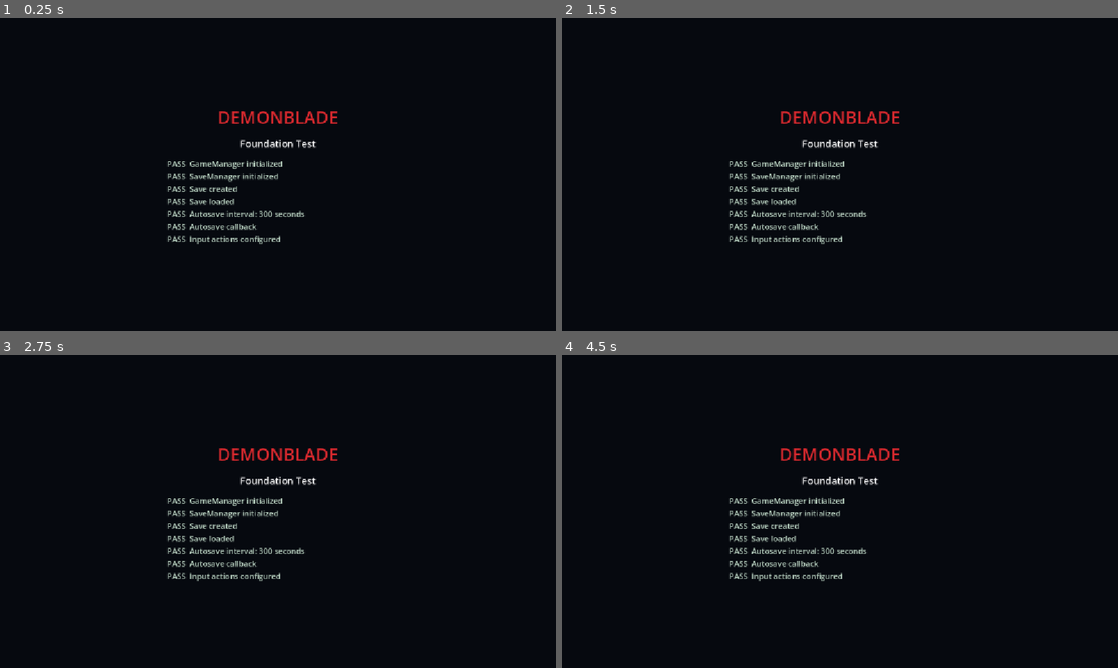
Above: before the commit, frames 1-4 (two rows, left to right).
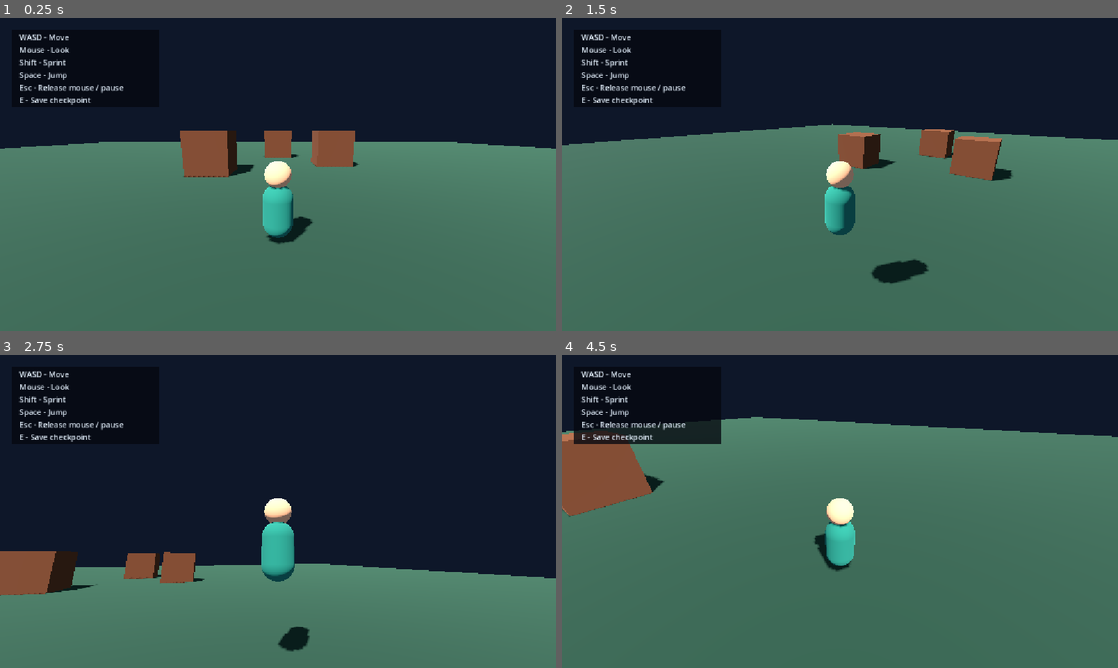
Above: after the commit, the same moments.

Repository: pranav-5412/Demon-Blade
Game: Godot game, scene res://scenes/shared/player_movement_test.tscn
Two runs of this game, one before a commit and one after it. Both use one fixed random seed, a clock stepped at 60 frames per second and the inputs below. Before the commit the project starts from res://scenes/shared/foundation_test.tscn.
Inputs (mouse positions are in pixels of both pictures, inside the frame that each line leads up to):
- Up to frame 1 (0.25 s): no input
- Up to frame 2 (1.5 s): tap Enter (pause, bound only before the commit) at 0.5 s; move the mouse to (962, 158) at 0.52 s; hold D (move_right) 0.53-1.28 s; hold E (interact) 0.53-1.28 s; click (962, 158) at 0.67 s; tap Space (jump) at 0.77, 1.07 s; tap Shift (sprint) at 0.8, 1.35 s; move the mouse to (728, 190) at 1.27 s; hold S (move_backward) from 1.28 s (still down); click (728, 190) at 1.42 s
- Up to frame 3 (2.75 s): tap Space (jump) at 1.52, 1.55, 1.82, 2.1 s; move the mouse to (333, 442) at 2.02 s; release S (move_backward) at 2.03 s; hold D (move_right) from 2.03 s (still down); hold E (interact) from 2.03 s (still down); click (333, 442) at 2.17 s
- Up to frame 4 (4.5 s): move the mouse to (812, 574) at 2.77 s; release D (move_right) at 2.78 s; release E (interact) at 2.78 s; hold W (move_forward) 2.78-3.53 s; tap 1 (ability_1) at 2.85 s; click (812, 574) at 2.92 s; tap Space (jump) at 3.02, 3.32, 3.77, 3.8, 4.07 s; tap Shift (sprint) at 3.05 s; move the mouse to (1006, 558) at 3.52 s; hold A (move_left) from 3.53 s (still down); tap 2 (ability_2) at 3.6 s; click (1006, 558) at 3.67 s; tap Escape (pause, bound only after the commit) at 4.15 s; move the mouse to (673, 464) at 4.27 s; tap 3 (ability_3) at 4.35 s; click (673, 464) at 4.42 s

The runs differ from the first frame. In frame 1, 94% of the frame differs, in the area x 0-100%, y 0-100%; in frame 2, 93%; in frame 3, 93%; in frame 4, 95%.

Commit message:
Fix Milestone 2 player camera and mouse capture

Diff:
--- /dev/null
+++ b/player/third_person_player.gd
@@ -0,0 +1,95 @@
+class_name ThirdPersonPlayer
+extends CharacterBody3D
+
+@export var walk_speed: float = 4.5
+@export var sprint_speed: float = 7.5
+@export var acceleration: float = 18.0
+@export var deceleration: float = 22.0
+@export var jump_velocity: float = 5.5
+@export var mouse_sensitivity: float = 0.003
+@export var camera_distance: float = 4.5
+@export var min_pitch_degrees: float = -55.0
+@export var max_pitch_degrees: float = 35.0
+
+@export var max_health: float = 100.0
+@export var health: float = 100.0
+@export var max_stamina: float = 100.0
+@export var stamina: float = 100.0
+@export var stamina_drain_per_second: float = 18.0
+@export var stamina_recovery_per_second: float = 13.0
+
+@onready var camera_pivot: Node3D = $CameraPivot
+@onready var spring_arm: SpringArm3D = $CameraPivot/SpringArm3D
+@onready var visual: Node3D = $Visual
+
+var gravity: float = ProjectSettings.get_setting("physics/3d/default_gravity")
+
+func _ready() -> void:
+	spring_arm.spring_length = camera_distance
+	_restore_saved_position()
+	Input.set_mouse_mode(Input.MOUSE_MODE_CAPTURED)
+
+func _unhandled_input(event: InputEvent) -> void:
+	if event.is_action_pressed("pause"):
+		_toggle_mouse_capture()
+		return
+	if event.is_action_pressed("interact"):
+		SaveManager.save_checkpoint()
+		return
+	if event is InputEventMouseButton and event.pressed and Input.mouse_mode != Input.MOUSE_MODE_CAPTURED:
+		Input.set_mouse_mode(Input.MOUSE_MODE_CAPTURED)
+	if event is InputEventMouseMotion and Input.mouse_mode == Input.MOUSE_MODE_CAPTURED:
+		rotation.y -= event.relative.x * mouse_sensitivity
+		camera_pivot.rotation.x = clampf(camera_pivot.rotation.x - event.relative.y * mouse_sensitivity, deg_to_rad(min_pitch_degrees), deg_to_rad(max_pitch_degrees))
+
+func _physics_process(delta: float) -> void:
+	_update_vertical_velocity(delta)
+	_update_horizontal_velocity(delta)
+	_update_save_data()
+	move_and_slide()
+
+func _update_vertical_velocity(delta: float) -> void:
+	if not is_on_floor():
+		velocity.y -= gravity * delta
+	elif Input.is_action_just_pressed("jump"):
+		velocity.y = jump_velocity
+	else:
+		velocity.y = -0.1
+
+func _update_horizontal_velocity(delta: float) -> void:
+	var input_vector: Vector2 = Input.get_vector("move_left", "move_right", "move_forward", "move_backward")
+	var move_direction := Vector3(input_vector.x, 0.0, input_vector.y).rotated(Vector3.UP, rotation.y).normalized()
+	var is_sprinting := Input.is_action_pressed("sprint") and input_vector.length_squared() > 0.0 and stamina > 0.0
+	var target_speed := sprint_speed if is_sprinting else walk_speed
+	if is_sprinting:
+		stamina = maxf(0.0, stamina - stamina_drain_per_second * delta)
+	else:
+		stamina = minf(max_stamina, stamina + stamina_recovery_per_second * delta)
+	var target_velocity := move_direction * target_speed
+	var rate := acceleration if input_vector.length_squared() > 0.0 else deceleration
+	velocity.x = move_toward(velocity.x, target_velocity.x, rate * delta)
+	velocity.z = move_toward(velocity.z, target_velocity.z, rate * delta)
+	if move_direction.length_squared() > 0.0:
+		var visual_target_yaw := atan2(-input_vector.x, -input_vector.y)
+		visual.rotation.y = lerp_angle(visual.rotation.y, visual_target_yaw, minf(12.0 * delta, 1.0))
+
+func _update_save_data() -> void:
+	if GameManager.save_data == null:
+		return
+	GameManager.save_data.current_scene = get_tree().current_scene.scene_file_path
+	GameManager.save_data.player_position = global_position
+	GameManager.save_data.player_health = health
+	GameManager.save_data.player_stamina = stamina
+
+func _restore_saved_position() -> void:
+	if SaveManager.has_save():
+		SaveManager.load_save()
+	var data := GameManager.save_data
+	if data != null and data.current_scene == get_tree().current_scene.scene_file_path and data.player_position.y > 0.0:
+		global_position = data.player_position
+		health = clampf(data.player_health, 0.0, max_health)
+		stamina = clampf(data.player_stamina, 0.0, max_stamina)
+
+func _toggle_mouse_capture() -> void:
+	var next_mode := Input.MOUSE_MODE_VISIBLE if Input.mouse_mode == Input.MOUSE_MODE_CAPTURED else Input.MOUSE_MODE_CAPTURED
+	Input.set_mouse_mode(next_mode)
--- a/project.godot
+++ b/project.godot
@@ -13,7 +13,7 @@
 config/name="DemonBlade_codex"
 config/features=PackedStringArray("4.7", "GL Compatibility")
 config/icon="res://icon.svg"
-run/main_scene="res://scenes/shared/foundation_test.tscn"
+run/main_scene="res://scenes/shared/player_movement_test.tscn"
 
 [autoload]
 
@@ -50,7 +50,7 @@
 ability_3={"deadzone": 0.5, "events": [Object(InputEventKey,"physical_keycode":51)]}
 ability_4={"deadzone": 0.5, "events": [Object(InputEventKey,"physical_keycode":52)]}
 switch_character={"deadzone": 0.5, "events": [Object(InputEventKey,"physical_keycode":84)]}
-pause={"deadzone": 0.5, "events": [Object(InputEventKey,"physical_keycode":4194309)]}
+pause={"deadzone": 0.5, "events": [Object(InputEventKey,"physical_keycode":4194305)]}
 
 [rendering]
 
--- /dev/null
+++ b/scenes/shared/player_movement_test.tscn
@@ -0,0 +1,150 @@
+[gd_scene load_steps=14 format=3]
+
+[ext_resource type="Script" path="res://player/third_person_player.gd" id="1_player"]
+
+[sub_resource type="Environment" id="Environment_world"]
+background_mode = 1
+background_color = Color(0.055, 0.09, 0.16, 1)
+ambient_light_source = 3
+ambient_light_color = Color(0.52, 0.63, 0.8, 1)
+ambient_light_energy = 0.7
+tonemap_mode = 2
+
+[sub_resource type="StandardMaterial3D" id="Material_ground"]
+albedo_color = Color(0.13, 0.22, 0.16, 1)
+roughness = 1.0
+
+[sub_resource type="PlaneMesh" id="Mesh_ground"]
+material = SubResource("Material_ground")
+size = Vector2(80, 80)
+
+[sub_resource type="BoxShape3D" id="Shape_ground"]
+size = Vector3(80, 1, 80)
+
+[sub_resource type="StandardMaterial3D" id="Material_obstacle"]
+albedo_color = Color(0.34, 0.19, 0.11, 1)
+
+[sub_resource type="BoxMesh" id="Mesh_obstacle"]
+material = SubResource("Material_obstacle")
+size = Vector3(2.5, 2.5, 2.5)
+
+[sub_resource type="BoxShape3D" id="Shape_obstacle"]
+size = Vector3(2.5, 2.5, 2.5)
+
+[sub_resource type="CapsuleShape3D" id="Shape_player"]
+radius = 0.35
+height = 1.8
+
+[sub_resource type="StandardMaterial3D" id="Material_body"]
+albedo_color = Color(0.13, 0.4, 0.32, 1)
+
+[sub_resource type="CapsuleMesh" id="Mesh_body"]
+material = SubResource("Material_body")
+radius = 0.35
+height = 1.25
+
+[sub_resource type="StandardMaterial3D" id="Material_head"]
+albedo_color = Color(0.82, 0.57, 0.4, 1)
+
+[sub_resource type="SphereMesh" id="Mesh_head"]
+material = SubResource("Material_head")
+radius = 0.3
+height = 0.6
+
+[node name="PlayerMovementTest" type="Node3D"]
+
+[node name="WorldEnvironment" type="WorldEnvironment" parent="."]
+environment = SubResource("Environment_world")
+
+[node name="DirectionalLight3D" type="DirectionalLight3D" parent="."]
+rotation_degrees = Vector3(-52, -35, 0)
+light_energy = 1.2
+shadow_enabled = true
+
+[node name="Ground" type="StaticBody3D" parent="."]
+
+[node name="Mesh" type="MeshInstance3D" parent="Ground"]
+mesh = SubResource("Mesh_ground")
+
+[node name="Collision" type="CollisionShape3D" parent="Ground"]
+position = Vector3(0, -0.5, 0)
+shape = SubResource("Shape_ground")
+
+[node name="ObstacleA" type="StaticBody3D" parent="."]
+position = Vector3(-4, 1.25, -3)
+
+[node name="Mesh" type="MeshInstance3D" parent="ObstacleA"]
+mesh = SubResource("Mesh_obstacle")
+
+[node name="Collision" type="CollisionShape3D" parent="ObstacleA"]
+shape = SubResource("Shape_obstacle")
+
+[node name="ObstacleB" type="StaticBody3D" parent="."]
+position = Vector3(4, 1.25, -6)
+
+[node name="Mesh" type="MeshInstance3D" parent="ObstacleB"]
+mesh = SubResource("Mesh_obstacle")
+
+[node name="Collision" type="CollisionShape3D" parent="ObstacleB"]
+shape = SubResource("Shape_obstacle")
+
+[node name="ObstacleC" type="StaticBody3D" parent="."]
+position = Vector3(0, 1.25, -11)
+
+[node name="Mesh" type="MeshInstance3D" parent="ObstacleC"]
+mesh = SubResource("Mesh_obstacle")
+
+[node name="Collision" type="CollisionShape3D" parent="ObstacleC"]
+shape = SubResource("Shape_obstacle")
+
+[node name="Player" type="CharacterBody3D" parent="."]
+position = Vector3(0, 1, 5)
+script = ExtResource("1_player")
+
+[node name="Collision" type="CollisionShape3D" parent="Player"]
+shape = SubResource("Shape_player")
+
+[node name="Visual" type="Node3D" parent="Player"]
+
+[node name="Body" type="MeshInstance3D" parent="Player/Visual"]
+position = Vector3(0, -0.2, 0)
+mesh = SubResource("Mesh_body")
+
+[node name="Head" type="MeshInstance3D" parent="Player/Visual"]
+position = Vector3(0, 0.65, 0)
+mesh = SubResource("Mesh_head")
+
+[node name="CameraPivot" type="Node3D" parent="Player"]
+position = Vector3(0, 0.65, 0)
+rotation_degrees = Vector3(-12, 0, 0)
+
+[node name="SpringArm3D" type="SpringArm3D" parent="Player/CameraPivot"]
+spring_length = 4.5
+margin = 0.15
+
+[node name="Camera3D" type="Camera3D" parent="Player/CameraPivot/SpringArm3D"]
+current = true
+
+[node name="Interface" type="CanvasLayer" parent="."]
+
+[node name="Panel" type="ColorRect" parent="Interface"]
+offset_left = 24.0
+offset_top = 24.0
+offset_right = 330.0
+offset_bottom = 184.0
+color = Color(0.02, 0.03, 0.06, 0.78)
+
+[node name="Controls" type="Label" parent="Interface/Panel"]
+layout_mode = 1
+anchors_preset = 15
+anchor_right = 1.0
+anchor_bottom = 1.0
+offset_left = 16.0
+offset_top = 14.0
+offset_right = -16.0
+offset_bottom = -14.0
+grow_horizontal = 2
+grow_vertical = 2
+theme_override_colors/font_color = Color(0.9, 0.95, 1, 1)
+theme_override_font_sizes/font_size = 16
+text = "WASD - Move\nMouse - Look\nShift - Sprint\nSpace - Jump\nEsc - Release mouse / pause\nE - Save checkpoint"
Not shown, added: player/third_person_player.gd.uid
